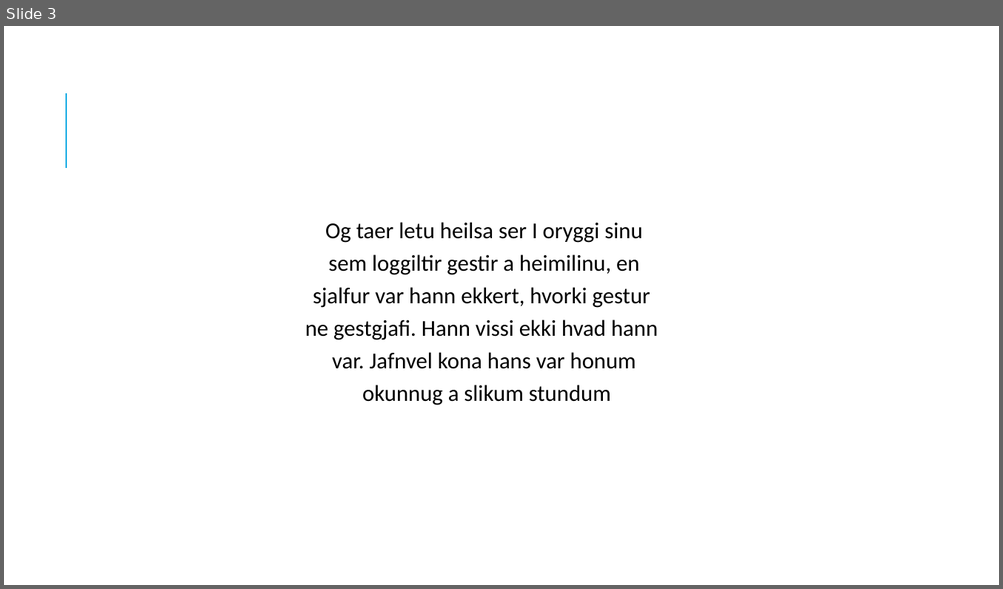
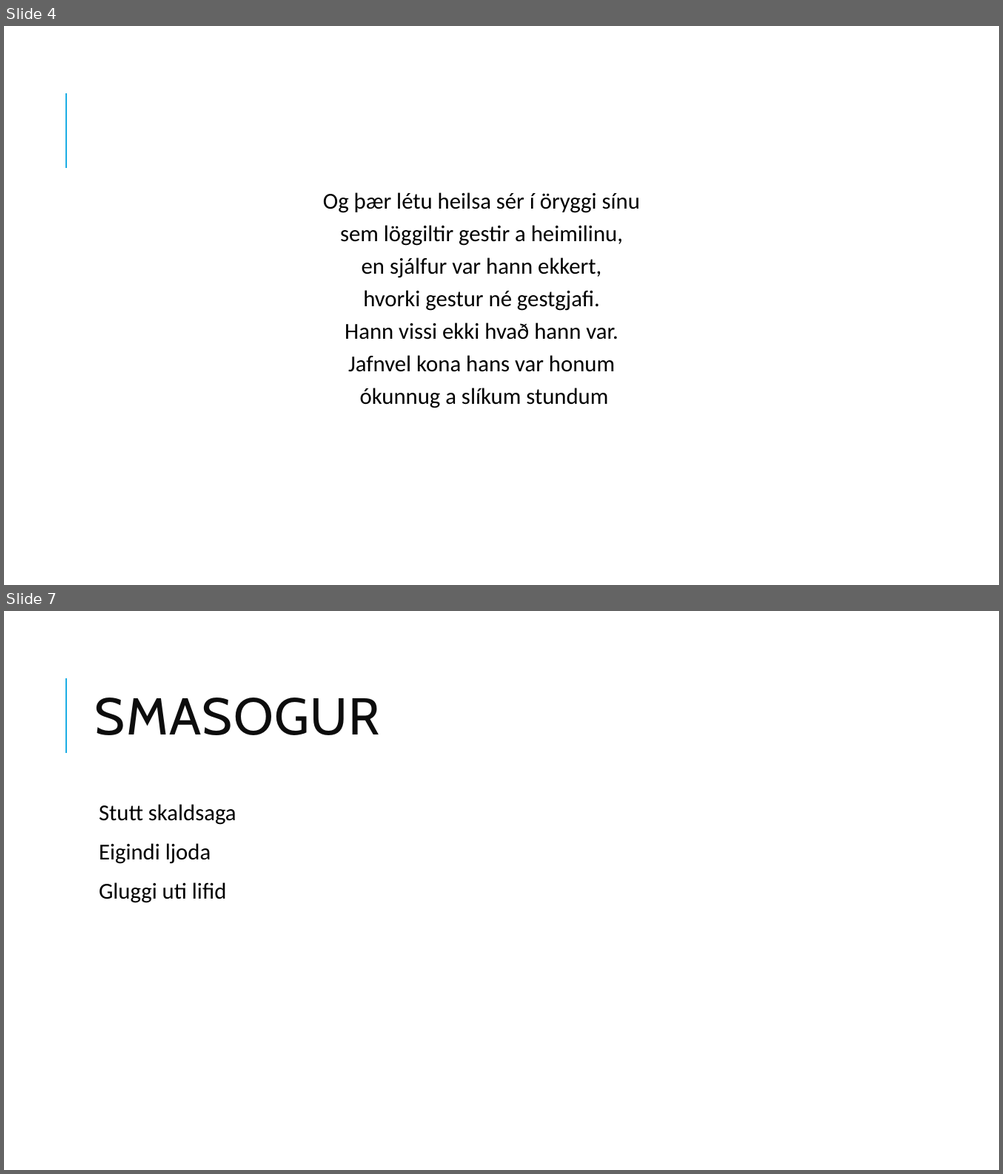
Before and after one commit to PallGudbrandsson/Skoli2017V, a slide deck: ISL/Veizla Undir Grjotvegg.pptx. Shown one above the other, each under a label of ours: slide 3 before the commit, slides 4 and 7 after it; the slides between them are not shown. The pictures are 1003x589 and 1003x1174 pixels, drawn with LibreOffice and Linux fonts; fonts in the diff are those of the drawing. Boxes give left, top, right and bottom in pixels: in the first picture for what was removed or moved away, otherwise in the second. Text is boxed around its words. In the diff, an @@ line names an element or a change of style, - is before the commit and + after.

```diff
--- a/ISL/Veizla Undir Grjotvegg.pptx
+++ b/ISL/Veizla Undir Grjotvegg.pptx
@@ slide 7 added at box(4, 611, 999, 1170), background #FFFFFF; not listed: 1 template element that a slide beside it also shows @@
@@ title added at box(95, 698, 380, 735), 50 pt, text #0D0D0D @@
+SMASOGUR
@@ text added at box(99, 804, 236, 903), 22 pt, text #000000 @@
+  Stutt skaldsaga
+  Eigindi ljoda
+  Gluggi uti lifid
@@ what was slide 3 is now slide 4 @@
@@ slide 4 changed as well @@
@@ text at box(323, 192, 640, 409): text changed @@
-Og taer letu heilsa ser I oryggi sinu
-sem loggiltir gestir a heimilinu, en
-sjalfur var hann ekkert, hvorki gestur
-ne gestgjafi. Hann vissi ekki hvad hann
-var. Jafnvel kona hans var honum
-okunnug a slikum stundum
+Og þær létu heilsa sér í öryggi sínu
+sem löggiltir gestir a heimilinu,
+en sjálfur var hann ekkert,
+hvorki gestur né gestgjafi.
+Hann vissi ekki hvað hann var.
+Jafnvel kona hans var honum
+ókunnug a slíkum stundum
```
Also in this commit, not shown: 2 other slides changed, 5 other slides added, 13 other files.
